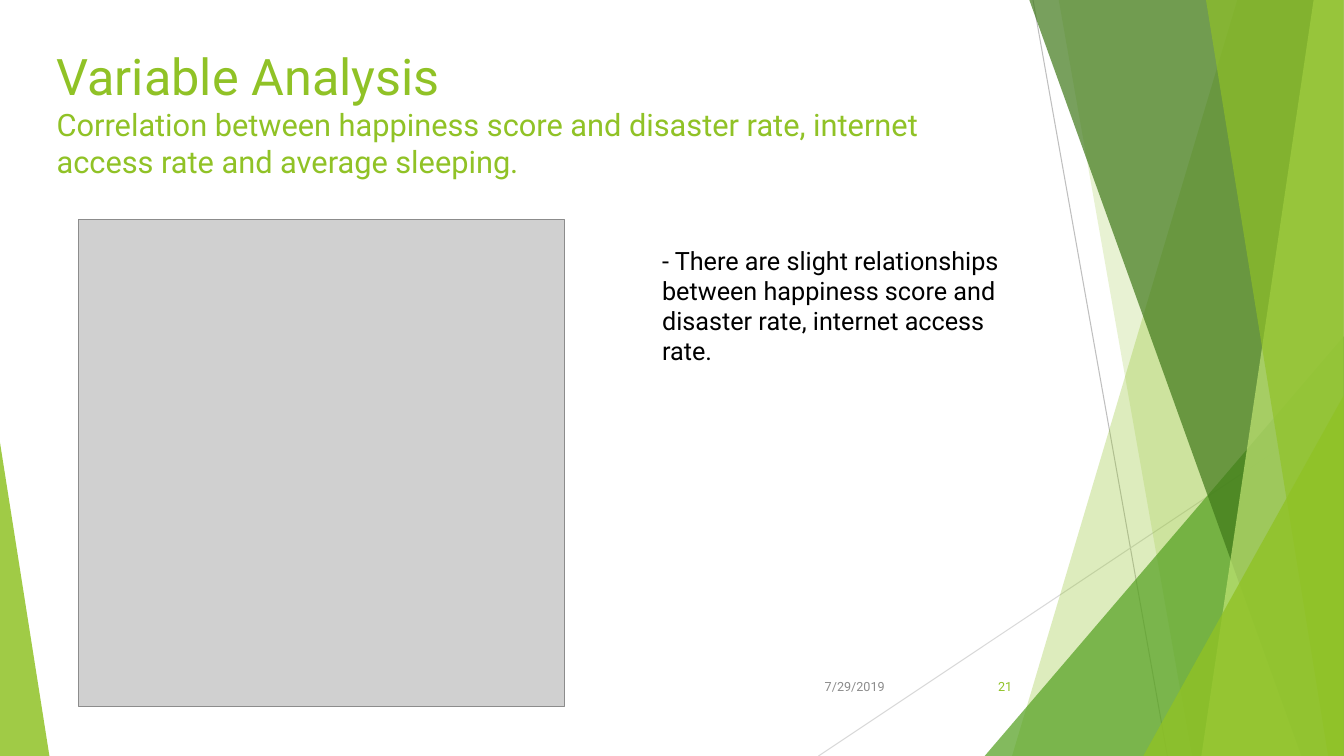
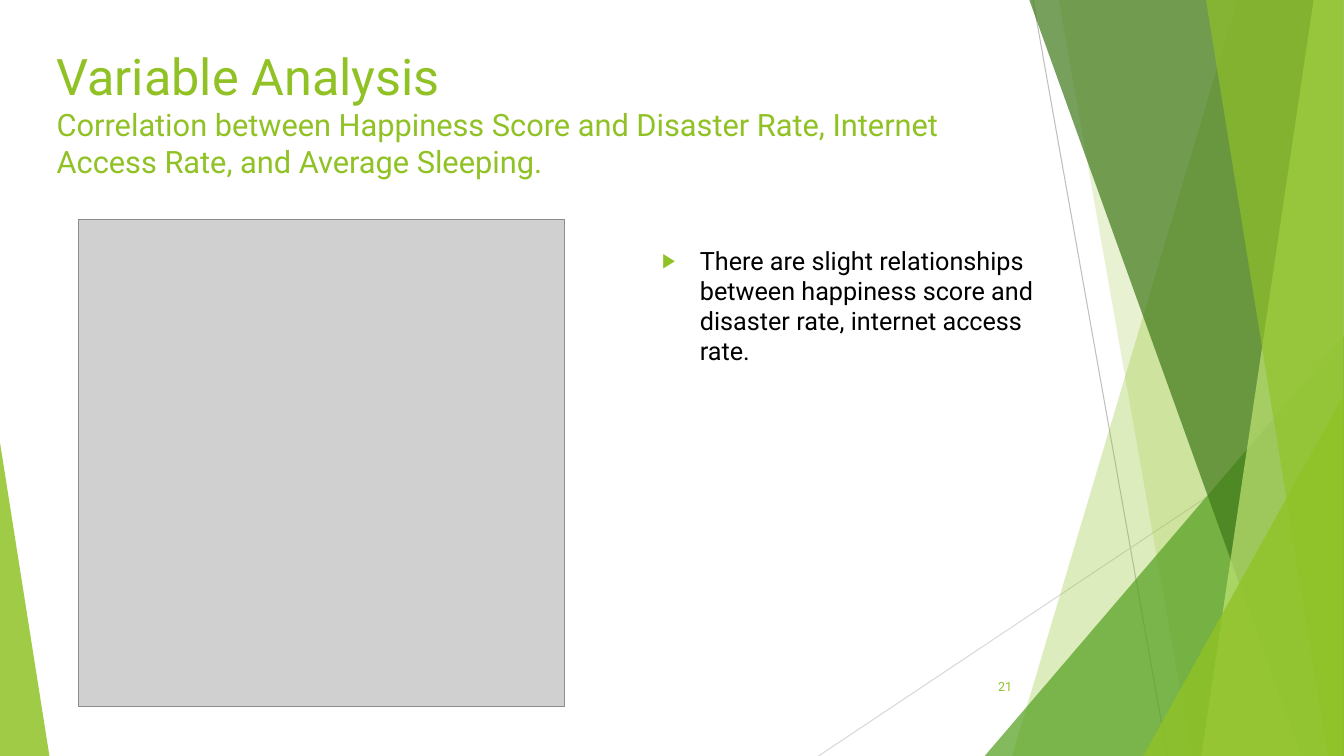
Before and after one commit to Kika000/Project-1, a slide deck: slide 21 of What Makes the World Happy.pptx. Drawn at 1344x756 pixels with LibreOffice and Linux fonts; fonts in the diff are those of the drawing; grey boxes stand for pictures. Boxes give left, top, right and bottom in pixels: in the first picture for what was removed or moved away, otherwise in the second. Text is boxed around its words. In the diff, an @@ line names an element or a change of style, - is before the commit and + after.

```diff
--- a/What Makes the World Happy.pptx
+++ b/What Makes the World Happy.pptx
@@ title at (57,57,938,180): text changed @@
-Variable Analysis
-Correlation between happiness score and disaster rate, internet access rate and average sleeping.
+Variable Analysis
+Correlation between Happiness Score and Disaster Rate, Internet Access Rate, and Average Sleeping.
@@ text at (700,251,1033,361): text changed @@
-- There are slight relationships between happiness score and disaster rate, internet access rate.
+▶ There are slight relationships between happiness score and disaster rate, internet access rate.
@@ text removed at (825,682,885,692) @@
-7/29/2019
```
Also in this commit, not shown: 25 other slides changed, 11 other files.
